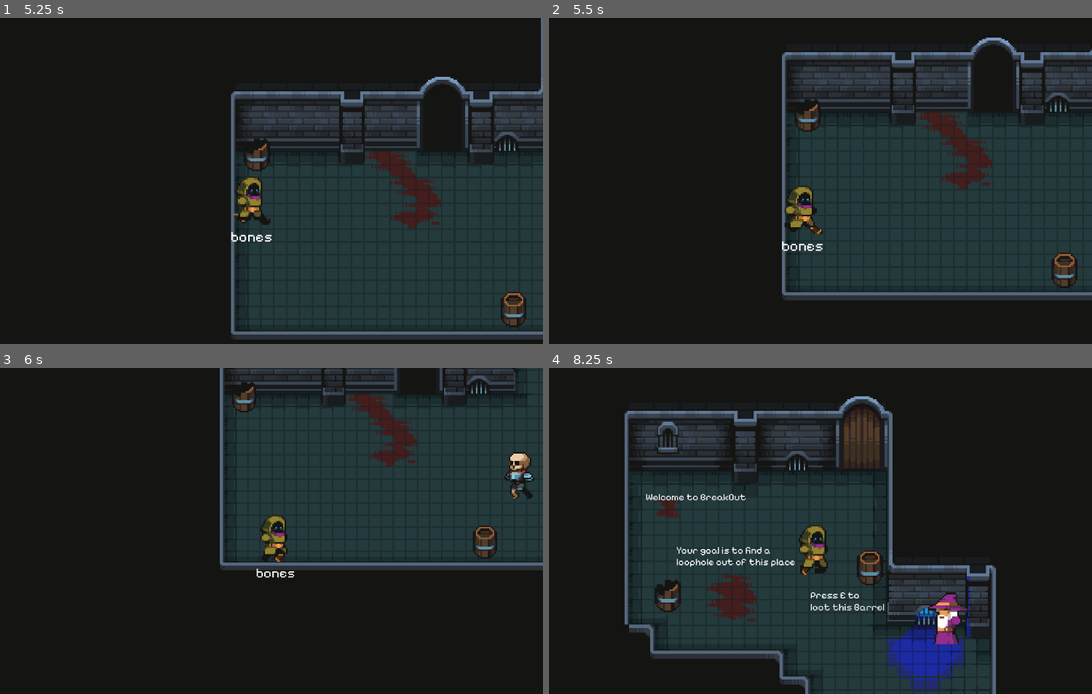
Above: before the commit, frames 1-4 (two rows, left to right).
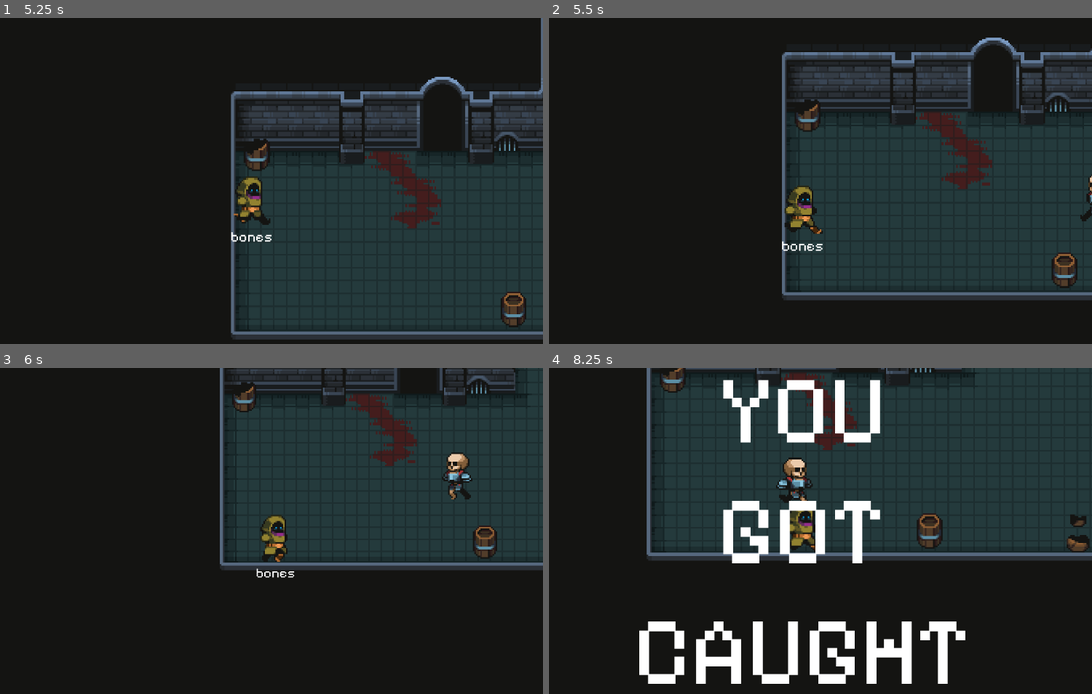
Above: after the commit, the same moments.

Repository: Sajeg/BreakOut
Game: Godot game, scene res://Scenes/Levels/level_2.tscn
The game is run twice, just before and just after one commit, with the same random seed, the same clock (stepped at 60 frames per second) and the same inputs. This scene is started directly instead of the project's main scene.
Inputs (mouse positions are in pixels of both pictures, inside the frame that each line leads up to):
- Up to frame 1 (5.25 s): move the mouse to (380, 164) at 0.52 s; hold D (right) 0.53-1.28 s; hold E (interact) 0.53-1.28 s; move the mouse to (135, 197) at 1.27 s; hold S (down) 1.28-2.03 s; tap E (interact) at 1.35, 3.05, 4.35 s; move the mouse to (309, 109) at 2.02 s; hold D (right) 2.03-2.78 s; hold E (interact) 2.03-2.78 s; tap Mouse wheel up (zoom in) at 2.1, 5.1 s; move the mouse to (222, 246) at 2.77 s; hold W (up) 2.78-3.53 s; tap Mouse wheel down (zoom out) at 2.85 s; move the mouse to (428, 229) at 3.52 s; hold E (interact) 3.53-4.28 s; hold A (left) 3.53-5.03 s; move the mouse to (76, 132) at 4.27 s; move the mouse to (282, 181) at 5.02 s; hold S (down) from 5.03 s (still down); hold E (interact) from 5.03 s (still down)
- Up to frame 2 (5.5 s): keep holding S (down); keep holding E (interact)
- Up to frame 3 (6 s): move the mouse to (162, 449) at 5.77 s; release S (down) at 5.78 s; release E (interact) at 5.78 s; hold D (right) from 5.78 s (still down); tap Mouse wheel down (zoom out) at 5.85 s
- Up to frame 4 (8.25 s): tap E (interact) at 6.05, 7.35, 8 s; move the mouse to (929, 514) at 6.52 s; release D (right) at 6.53 s; hold W (up) 6.53-7.28 s; hold E (interact) 6.53-7.28 s; move the mouse to (684, 547) at 7.27 s; hold D (right) 7.28-8.03 s; move the mouse to (858, 459) at 8.02 s; hold S (down) from 8.03 s (still down); hold E (interact) from 8.03 s (still down); tap Mouse wheel up (zoom in) at 8.1 s

Frame 1 is identical in both runs. In frame 2, 0.1% of the frame differs, in the area x 97-100%, y 48-63%; in frame 3, 0.9%; in frame 4, 59%, in the area x 13-100%, y 0-100%.

Commit message:
loot now stays looted and last position in level is remembered

Diff:
--- a/Scenes/Levels/level_1.5.tscn
+++ b/Scenes/Levels/level_1.5.tscn
@@ -46,6 +46,7 @@
 [node name="Barrel" parent="." instance=ExtResource("3_uxkqg")]
 position = Vector2(277, 210)
 loot_overwrite = "Key"
+id = 6
 
 [node name="Door" parent="." instance=ExtResource("4_ywidl")]
 position = Vector2(224, 136)
@@ -54,6 +55,7 @@
 
 [node name="Player" parent="." instance=ExtResource("6_6gpd2")]
 position = Vector2(224, 163)
+level = 2
 
 [node name="Path2D" type="Path2D" parent="."]
 position = Vector2(16, 0)
--- a/Scenes/Levels/level_1.tscn
+++ b/Scenes/Levels/level_1.tscn
@@ -58,22 +58,28 @@
 
 [node name="Barrel" parent="." instance=ExtResource("5_tsxju")]
 position = Vector2(214, 224)
+id = 3
 
 [node name="Barrel2" parent="." instance=ExtResource("5_tsxju")]
 position = Vector2(305, 292)
 loot_overwrite = "gold"
+id = 5
 
 [node name="Barrel3" parent="." instance=ExtResource("5_tsxju")]
 position = Vector2(345, 203)
+id = 4
 
 [node name="Barrel4" parent="." instance=ExtResource("5_tsxju")]
 position = Vector2(59, 248)
+id = 1
 
 [node name="Barrel5" parent="." instance=ExtResource("5_tsxju")]
 position = Vector2(150, 273)
+id = 2
 
 [node name="Player" parent="." instance=ExtResource("2_85gcu")]
 position = Vector2(97, 278)
+level = 1
 
 [connection signal="new_response" from="Wizard/AIManager" to="Player" method="_on_ai_manager_new_response"]
 [connection signal="new_response" from="Wizard2/AIManager" to="Player" method="_on_ai_manager_new_response"]
--- a/Scenes/Levels/level_2.tscn
+++ b/Scenes/Levels/level_2.tscn
@@ -41,6 +41,7 @@
 [node name="Barrel2" parent="." instance=ExtResource("3_vpu6k")]
 position = Vector2(284, 233)
 loot_overwrite = "Keys"
+id = 7
 
 [node name="Door" parent="." instance=ExtResource("6_eisq6")]
 position = Vector2(240, 111)
@@ -60,3 +61,4 @@
 
 [node name="Player" parent="." instance=ExtResource("4_fyqvw")]
 position = Vector2(132, 212)
+level = 3
--- a/Scenes/player.tscn
+++ b/Scenes/player.tscn
@@ -151,6 +151,23 @@
 [sub_resource type="CircleShape2D" id="CircleShape2D_ng2hl"]
 radius = 16.1245
 
+[sub_resource type="Animation" id="Animation_6l1m5"]
+length = 0.001
+tracks/0/type = "value"
+tracks/0/imported = false
+tracks/0/enabled = true
+tracks/0/path = NodePath("CaughtLabel:text")
+tracks/0/interp = 1
+tracks/0/loop_wrap = true
+tracks/0/keys = {
+"times": PackedFloat32Array(0),
+"transitions": PackedFloat32Array(1),
+"update": 1,
+"values": ["YOU
+GOT
+CAUGHT"]
+}
+
 [sub_resource type="Animation" id="Animation_bw8p8"]
 resource_name = "end"
 tracks/0/type = "value"
@@ -165,23 +182,6 @@
 "update": 1,
 "values": ["", "YOU", "YOU
 GOT", "YOU
-GOT
-CAUGHT"]
-}
-
-[sub_resource type="Animation" id="Animation_6l1m5"]
-length = 0.001
-tracks/0/type = "value"
-tracks/0/imported = false
-tracks/0/enabled = true
-tracks/0/path = NodePath("CaughtLabel:text")
-tracks/0/interp = 1
-tracks/0/loop_wrap = true
-tracks/0/keys = {
-"times": PackedFloat32Array(0),
-"transitions": PackedFloat32Array(1),
-"update": 1,
-"values": ["YOU
 GOT
 CAUGHT"]
 }
--- a/Scripts/Barrel.gd
+++ b/Scripts/Barrel.gd
@@ -2,9 +2,13 @@
 
 @export var looted = false
 @export var loot_overwrite: String = ""
-
+@export var id: int
 
 func _ready():
+	for loot in vars.looted:
+		if loot == id:
+			looted = true
+
 	if looted:
 		$Barrel.visible = false
 		$Barrel_empty.visible = true
@@ -20,5 +24,6 @@
 
 func set_looted():
 	looted = true
+	vars.looted.append(id)
 	$Barrel.visible = false
 	$Barrel_empty.visible = true
--- a/Scripts/Player.gd
+++ b/Scripts/Player.gd
@@ -1,4 +1,6 @@
 extends CharacterBody2D
+
+@export var level: int
 
 @onready var tooltip = get_node("tooltip")
 @onready var animPlayer = get_node("AnimationPlayer")
@@ -13,6 +15,12 @@
 var can_unlock = false
 var unlock_node
 var got_caught = false
+
+func _ready():
+	for pos in vars.last_position:
+		if pos.level == level:
+			global_position = pos.pos
+			vars.last_position.erase(pos)
 
 func _physics_process(delta):
 	process_input(delta)
@@ -58,6 +66,8 @@
 				unlock_node.set_text("No\nKey")
 		else:
 			var scene = load(unlock_node.next_scene)
+			var obj = load("res://Scripts/pos.gd").new(level, global_position)
+			vars.last_position.append(obj)
 			get_tree().change_scene_to_packed(scene)
 	elif event.is_action_pressed("interact") && can_speak:
 		if not is_speaking:
--- /dev/null
+++ b/Scripts/pos.gd
@@ -0,0 +1,8 @@
+extends Object
+
+var pos: Vector2
+var level: int
+
+func _init(level, pos):
+	self.pos = pos
+	self.level = level
--- a/Scripts/skeleton.gd
+++ b/Scripts/skeleton.gd
@@ -8,7 +8,7 @@
 @export var h_flip_ratio_bigger = 0.5
 
 var speed = 15
-var follow_speed = 50
+var follow_speed = 80
 
 var player_detected = false
 
--- a/Scripts/vars.gd
+++ b/Scripts/vars.gd
@@ -6,3 +6,8 @@
 
 # For Debug purpose I have many Keys
 var inventory = ["Key","Key","Key","Key","Key","Key","Key","Key","Key","Key","Key","Key","Key","Key","Key"]
+# var inventory = []
+
+var looted = []
+
+var last_position = []
